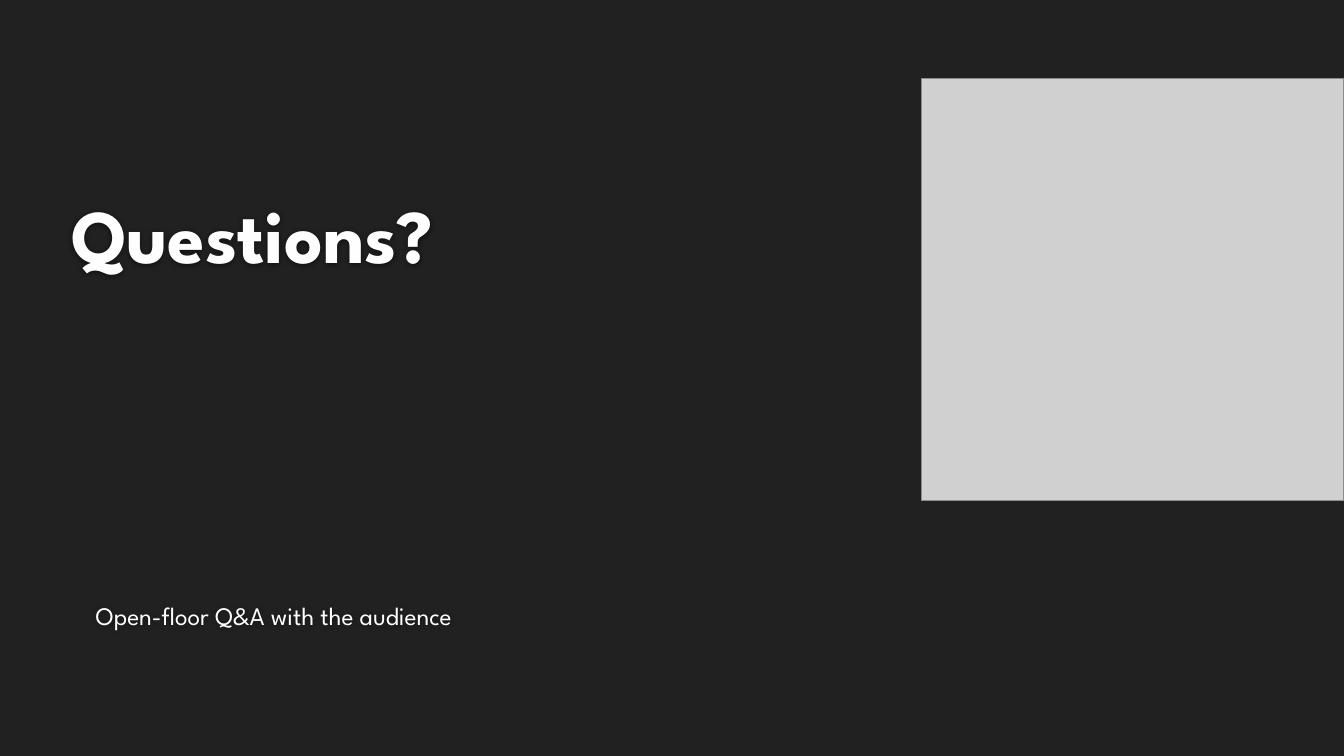
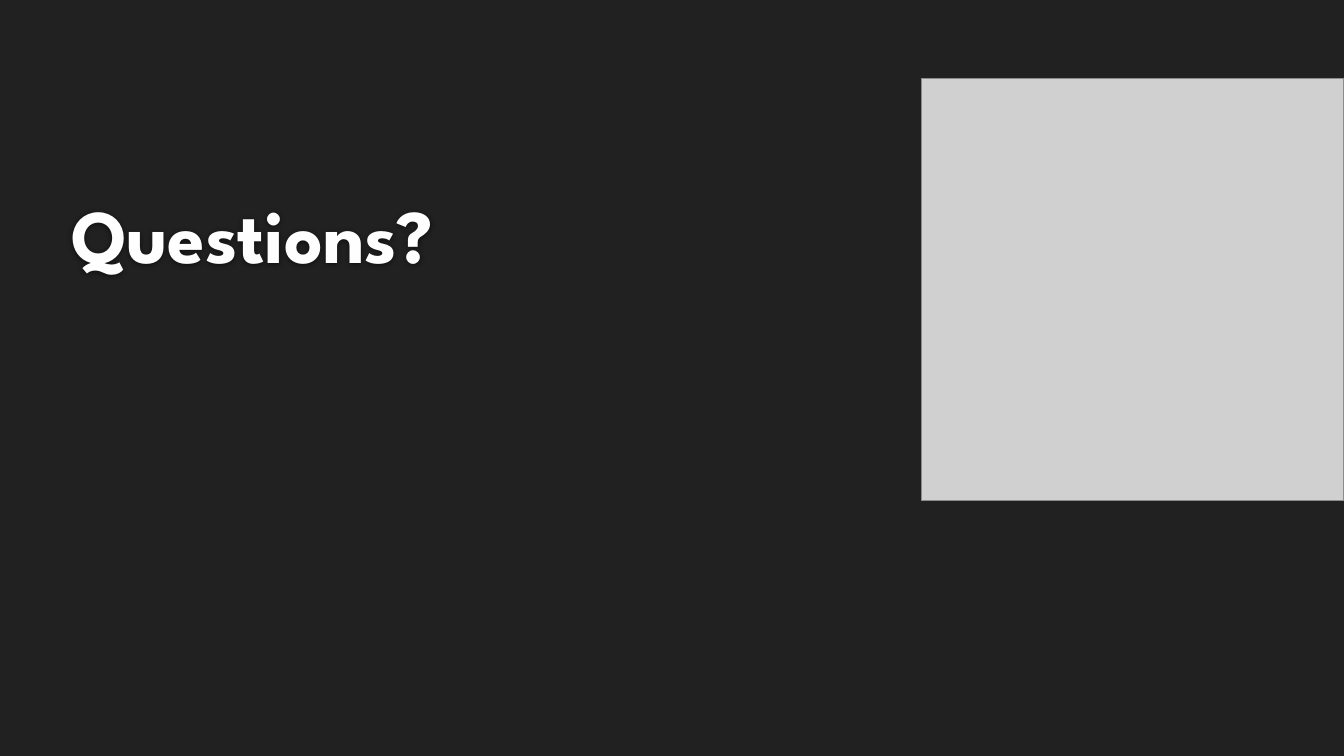
Before and after one commit to michelleherman13/auto-sales, a slide deck: slide 18 of Presentation/Auto_sales_DH.pptx. Drawn at 1344x756 pixels with LibreOffice and Linux fonts; fonts in the diff are those of the drawing; grey boxes stand for pictures; background and template pictures are left out. Boxes give left, top, right and bottom in pixels: in the first picture for what was removed or moved away, otherwise in the second. Text is boxed around its words. In the diff, an @@ line names an element or a change of style, - is before the commit and + after.

Commit message:
update ppt

```diff
--- a/Presentation/Auto_sales_DH.pptx
+++ b/Presentation/Auto_sales_DH.pptx
@@ subtitle removed at (x1=96, y1=607, x2=452, y2=631) @@
-Open-floor Q&A with the audience
```
Also in this commit, not shown: 1 other slide changed, 1 slide added, 1 slide removed.
